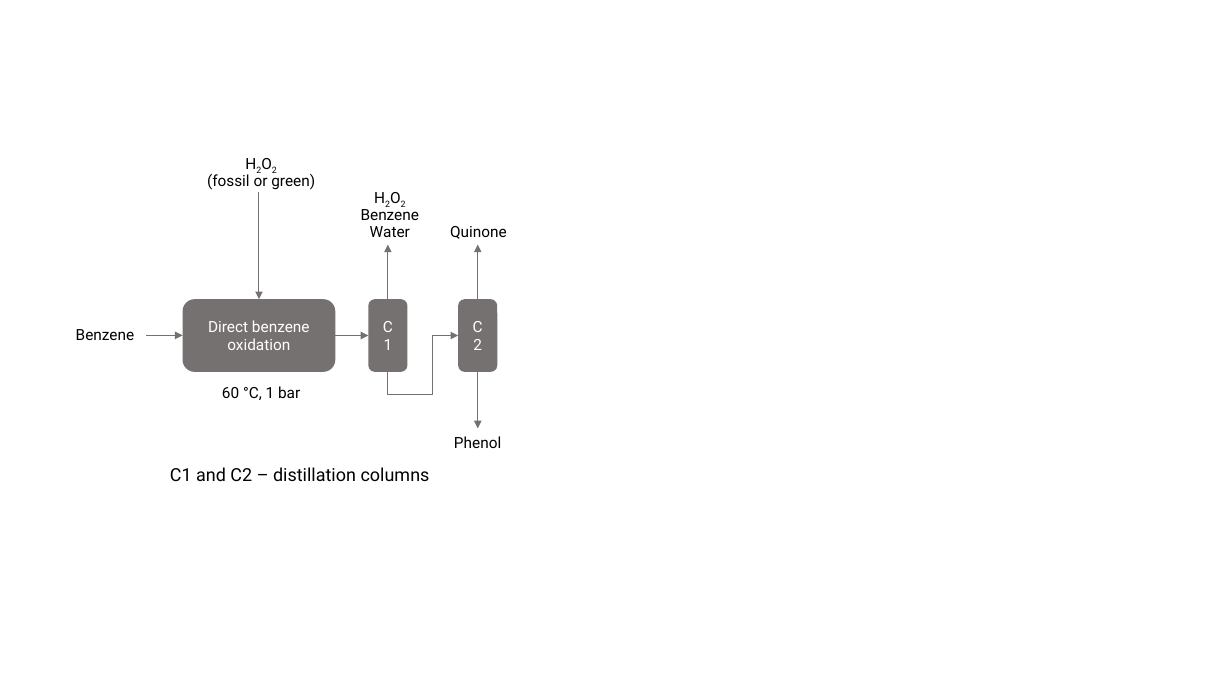
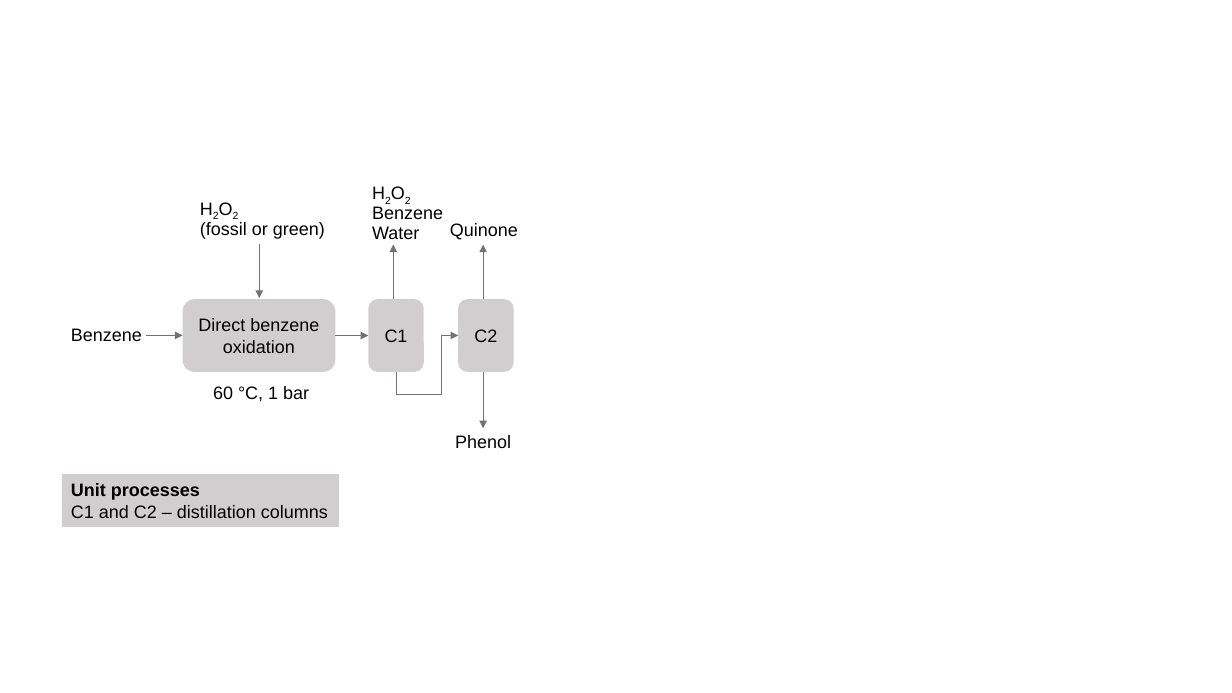
Before and after one commit to abhix2704/Nitrous-oxide-production, a slide deck: slide 5 of results/plots/simulations.pptx. Drawn at 1232x693 pixels with LibreOffice and Linux fonts; fonts in the diff are those of the drawing. Boxes give left, top, right and bottom in pixels: in the first picture for what was removed or moved away, otherwise in the second. Text is boxed around its words. In the diff, an @@ line names an element or a change of style, - is before the commit and + after.

```diff
--- a/results/plots/simulations.pptx
+++ b/results/plots/simulations.pptx
@@ text "H2O2": place and size @@
-text "H2O2" at (361,206,419,237)
+text "H2O2" at (372,206,443,239)
@@ text "H2O2" at (372,206,443,239): size 12 to 14 pt, font Roboto to Arial; alignment centre to left @@
@@ text "H2O2" at (200,222,325,239): size 12 to 14 pt, font Roboto to Arial; alignment centre to left @@
@@ text "H2O2": place and size @@
-text "H2O2" at (207,172,315,190)
+text "H2O2" at (200,222,325,239)
@@ arrow moved from (259, 192) - (259, 299) to (260, 244) - (260, 299) @@
@@ rounded rectangle "C1": place and size @@
-rounded rectangle "C1" at (369,299,408,372)
+rounded rectangle "C1" at (369,299,424,372)
@@ size 12 to 14 pt, font Roboto to Arial, text colour #FFFFFF to #000000; fill #767171 to #D0CECE in 3 elements at (183,299,335,372), (369,299,424,372), (458,299,514,372) @@
@@ rounded rectangle "C2": place and size @@
-rounded rectangle "C2" at (458,299,497,372)
+rounded rectangle "C2" at (458,299,514,372)
@@ size 12 to 14 pt, font Roboto to Arial in 4 elements at (213,386,309,402), (450,223,518,240), (455,435,511,448), (71,328,142,341) @@
@@ elbow arrow moved from (388, 372) - (458, 335) to (396, 372) - (458, 335) @@
@@ 3 arrows: place and size @@
-3 arrows at (388,245,478,429)
+3 arrows at (394,245,483,429)
@@ rectangle "Unit processes": place and size @@
-rectangle "Unit processes" at (170,467,430,481)
+rectangle "Unit processes" at (62,474,339,527)
@@ rectangle "Unit processes" at (62,474,339,527): fill none to #D0CECE @@
@@ text in rectangle at (71,483,200,500): paragraph added @@
+Unit processes
@@ text in rectangle at (71,505,328,518): font Roboto to Arial in "C1 and C2 – distillation columns" @@
```
Also in this commit, not shown: 4 other slides changed, 58 other files.
